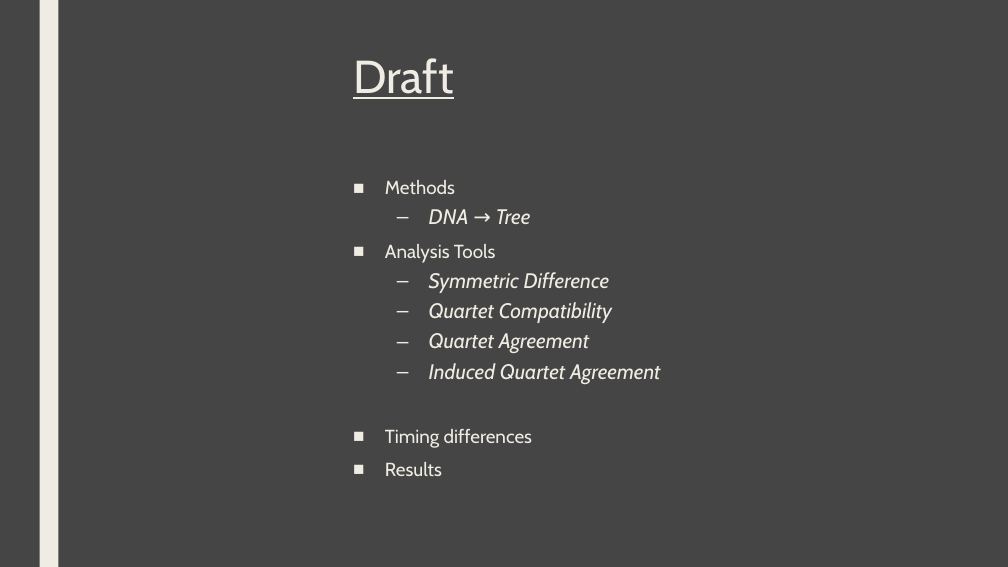
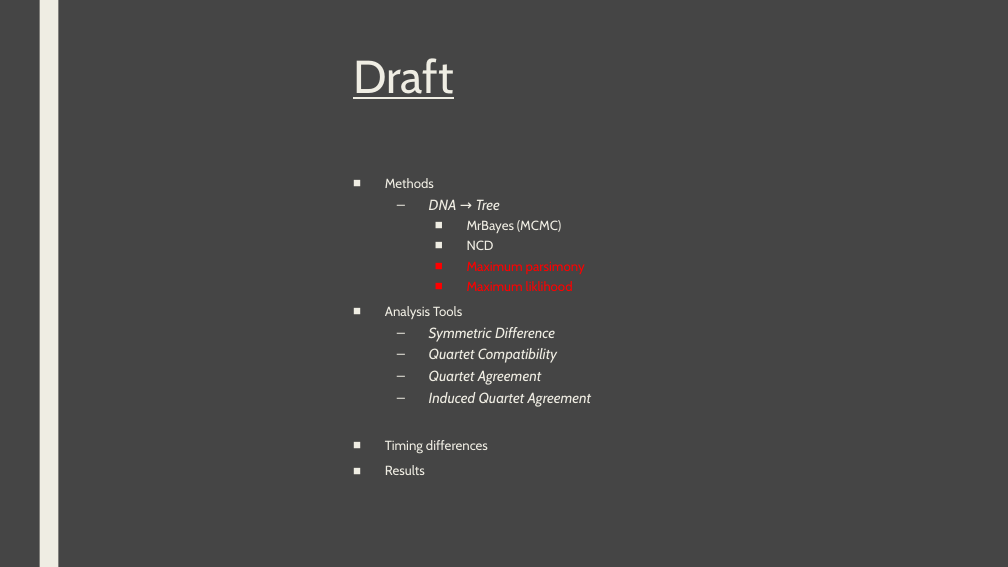
Before and after one commit to itsdlow/PhyloTools, a slide deck: slide 2 of Surveying_Phylogenetic_Forests.pptx. Drawn at 1008x567 pixels with LibreOffice and Linux fonts; fonts in the diff are those of the drawing. Boxes give left, top, right and bottom in pixels: in the first picture for what was removed or moved away, otherwise in the second. Text is boxed around its words. In the diff, an @@ line names an element or a change of style, - is before the commit and + after.

```diff
--- a/Surveying_Phylogenetic_Forests.pptx
+++ b/Surveying_Phylogenetic_Forests.pptx
@@ text at [385, 178, 591, 475]: size 18 to 12.6 pt in "Methods", "Analysis Tools", "Timing differences", "Results"; size 20 to 14 pt in "DNA → Tree", "Symmetric Difference", "Quartet Compatibility", "Quartet Agreement" and 1 more places; line spacing 0.91 to 0.81 @@
@@ text at [467, 220, 585, 291]: paragraphs added @@
+    ■ MrBayes (MCMC)
+    ■ NCD
+    ■ Maximum parsimony
+    ■ Maximum liklihood
```
Also in this commit, not shown: 2 other slides changed, 3 slides added, 3 other files.
